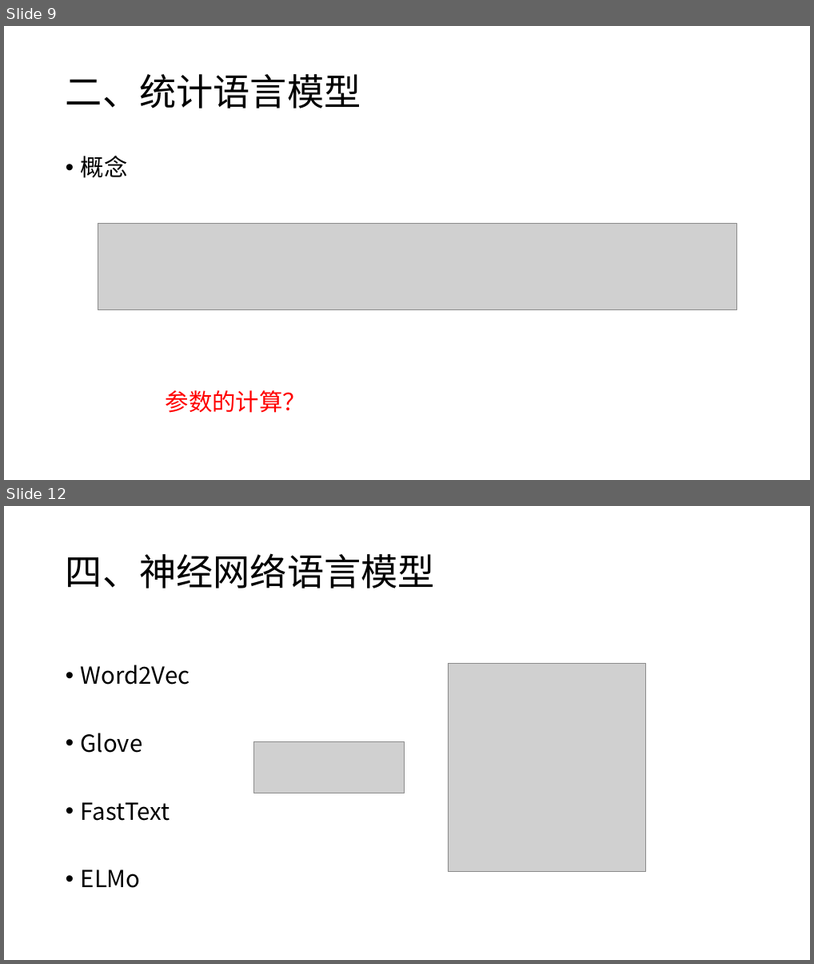
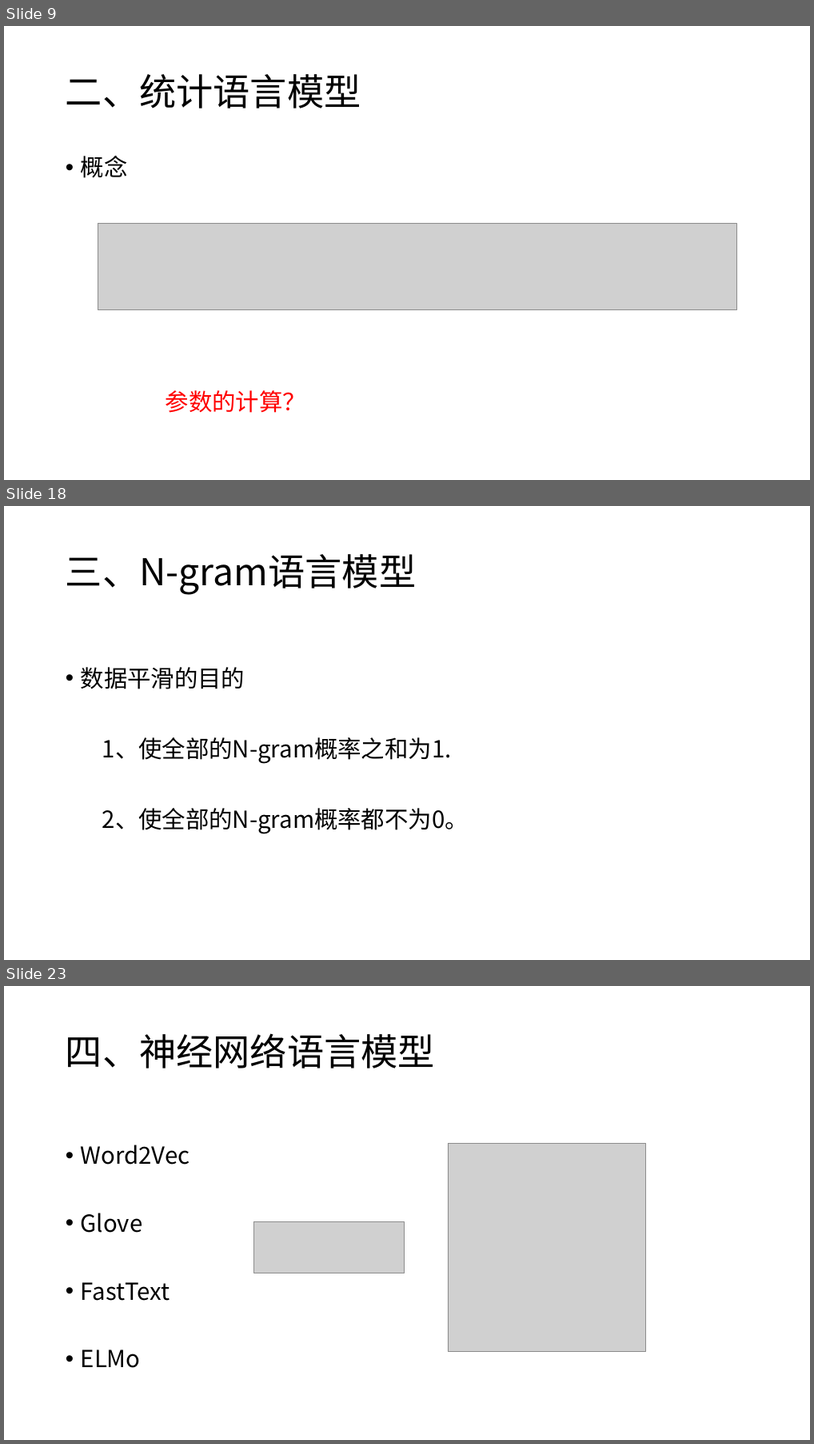
Before and after one commit to charlesXu86/Chatbot_CN, a slide deck: Chatbot_Doc/课程/NLP-4-语言模型.pptx. Shown one above the other, each under a label of ours: slides 9 and 12 before the commit, slides 9, 18 and 23 after it; the slides between them are not shown. The pictures are 814x964 and 814x1444 pixels, drawn with LibreOffice and Linux fonts; fonts in the diff are those of the drawing; grey boxes stand for pictures. Boxes give left, top, right and bottom in pixels: in the first picture for what was removed or moved away, otherwise in the second. Text is boxed around its words. In the diff, an @@ line names an element or a change of style, - is before the commit and + after.

Commit message:
语言模型

```diff
--- a/Chatbot_Doc/课程/NLP-4-语言模型.pptx
+++ b/Chatbot_Doc/课程/NLP-4-语言模型.pptx
@@ slide 18 added at [4, 506, 810, 960], background #FFFFFF @@
@@ title added at [66, 554, 416, 595], 44 pt, text #000000 @@
+三、N-gram语言模型
@@ text added at [81, 667, 469, 834], 28 pt, text #000000 @@
+• 数据平滑的目的
+1、使全部的N-gram概率之和为1.
+2、使全部的N-gram概率都不为0。
@@ what was slide 12 is now slide 23 @@
```
Also in this commit, not shown: 1 slide changed, 10 other slides added.
